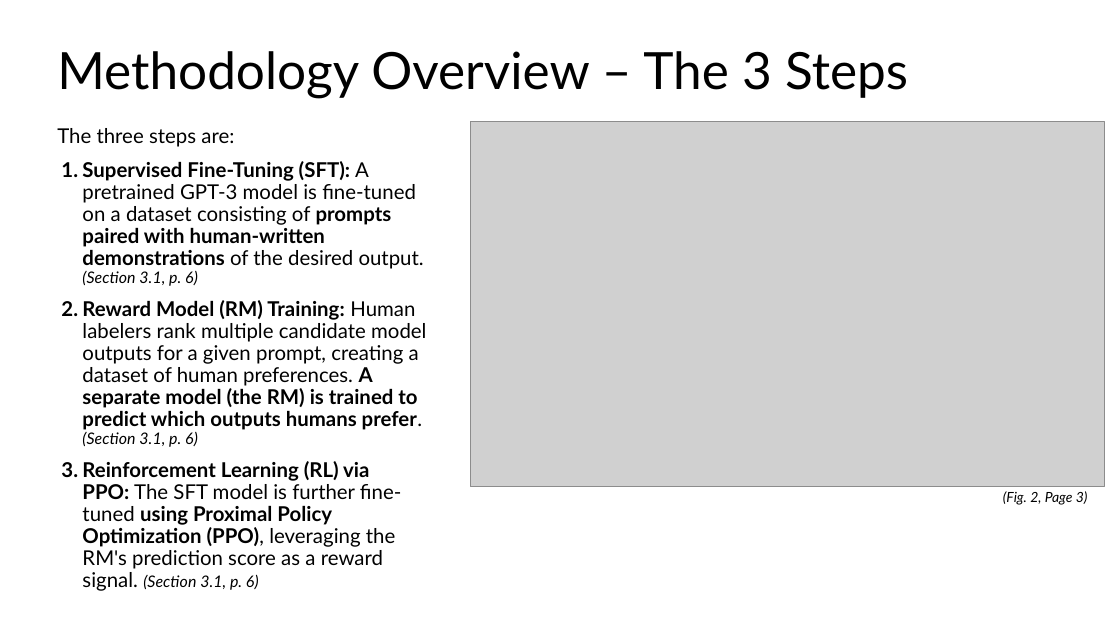
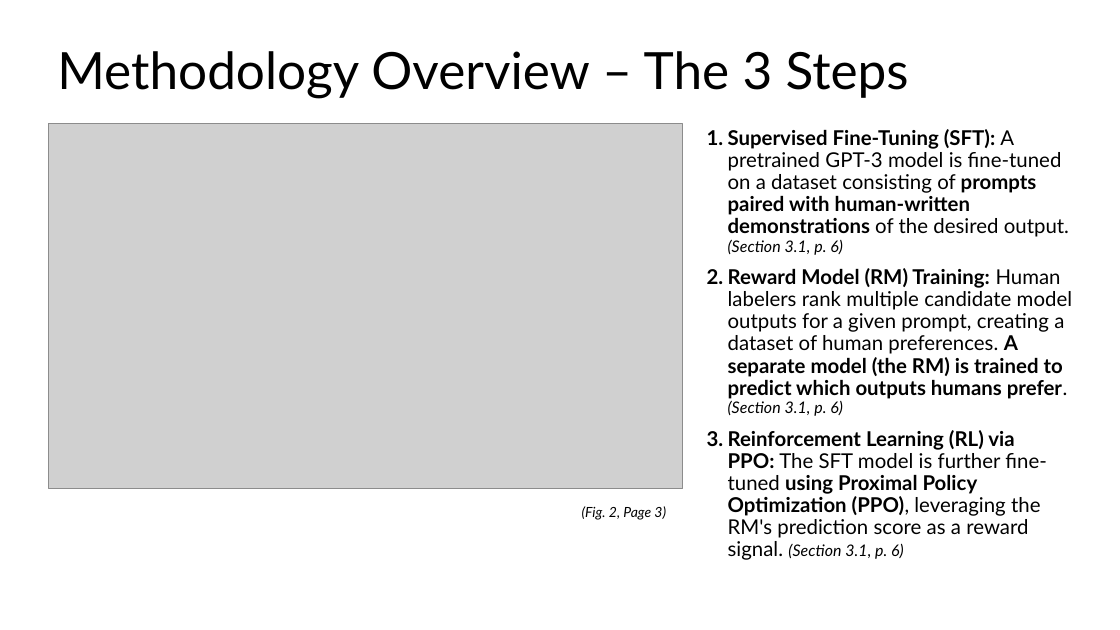
Before and after one commit to logus2k/genai_paper, a slide deck: slide 3 of section2/section2.pptx. Drawn at 1120x630 pixels with LibreOffice and Linux fonts; fonts in the diff are those of the drawing; grey boxes stand for pictures. Boxes give left, top, right and bottom in pixels: in the first picture for what was removed or moved away, otherwise in the second. Text is boxed around its words. In the diff, an @@ line names an element or a change of style, - is before the commit and + after.

Commit message:
Section 2 presentation update

```diff
--- a/section2/section2.pptx
+++ b/section2/section2.pptx
@@ picture: place and size @@
-picture at (471, 122, 1105, 486)
+picture at (49, 124, 683, 489)
@@ text at (57, 128, 234, 147): paragraph removed @@
-The three steps are:
@@ text "Supervised Fine-Tuning (SFT): A pretrained ...": place and size @@
-text "Supervised Fine-Tuning (SFT): A pretrained ..." at (57, 128, 426, 591)
+text "Supervised Fine-Tuning (SFT): A pretrained ..." at (728, 129, 1072, 560)
@@ text "(Fig. 2, Page 3)": place and size @@
-text "(Fig. 2, Page 3)" at (1003, 491, 1088, 505)
+text "(Fig. 2, Page 3)" at (582, 506, 666, 520)
```
